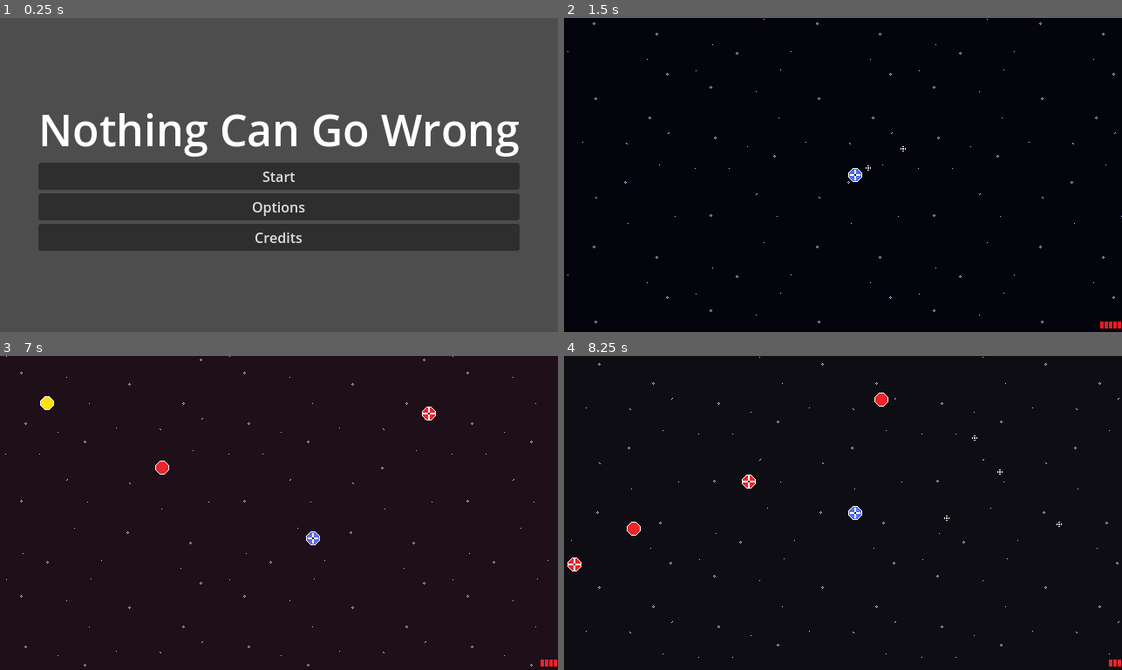
Above: before the commit, frames 1-4 (two rows, left to right).
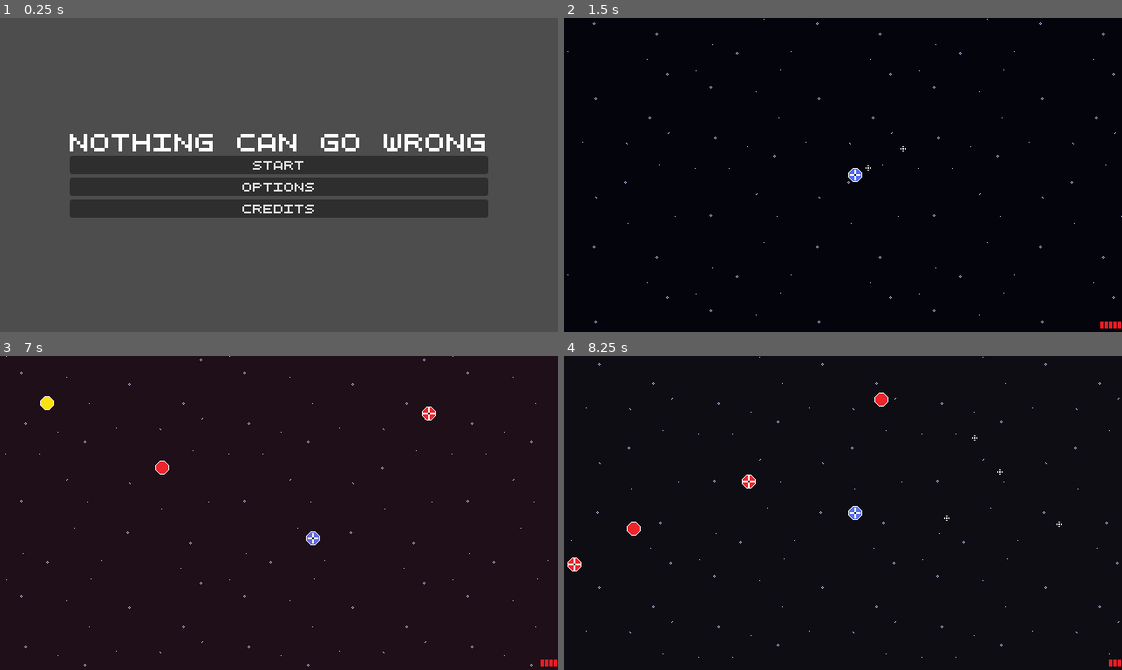
Above: after the commit, the same moments.

Repository: WinterAtne/Game-Jam
Game: Godot game, scene res://scenes/main.tscn
The game is run twice, just before and just after one commit, with the same random seed, the same clock (stepped at 60 frames per second) and the same inputs.
Inputs (mouse positions are in pixels of both pictures, inside the frame that each line leads up to):
- Up to frame 1 (0.25 s): no input
- Up to frame 2 (1.5 s): click "Start" at 0.5 s; tap Enter at 1.25 s; move the mouse to (965, 159) at 1.27 s; press the mouse at (965, 159) at 1.28 s; hold D (right) from 1.28 s (still down)
- Up to frame 3 (7 s): move the mouse to (167, 528) at 2.02 s; release D (right) at 2.03 s; release the mouse at (167, 528) at 2.03 s; hold Down (down) 2.03-2.78 s; click (167, 528) at 2.1 s; move the mouse to (334, 443) at 2.77 s; press the mouse at (334, 443) at 2.78 s; hold D (right) 2.78-3.53 s; move the mouse to (251, 575) at 3.52 s; release the mouse at (251, 575) at 3.53 s; hold W (up) 3.53-4.28 s; click (251, 575) at 3.6 s; move the mouse to (446, 560) at 4.27 s; press the mouse at (446, 560) at 4.28 s; hold A (left) 4.28-5.78 s; move the mouse to (111, 465) at 5.02 s; release the mouse at (111, 465) at 5.03 s; click (111, 465) at 5.1 s; move the mouse to (306, 513) at 5.77 s; press the mouse at (306, 513) at 5.78 s; hold Down (down) 5.78-6.53 s; move the mouse to (195, 434) at 6.52 s; release the mouse at (195, 434) at 6.53 s; hold D (right) from 6.53 s (still down); click (195, 434) at 6.6 s
- Up to frame 4 (8.25 s): move the mouse to (965, 497) at 7.27 s; release D (right) at 7.28 s; press the mouse at (965, 497) at 7.28 s; hold W (up) 7.28-8.03 s; move the mouse to (731, 528) at 8.02 s; release the mouse at (731, 528) at 8.03 s; hold D (right) from 8.03 s (still down); click (731, 528) at 8.1 s

The runs differ from the first frame. In frame 1, 19% of the frame differs, in the area x 6-94%, y 30-75%; in frame 2, nothing differs; in frame 3, less than 0.1%; in frame 4, less than 0.1%.

Commit message:
Modified them, also fixed sound bug

Diff:
--- /dev/null
+++ b/asssets/default_theme.tres
@@ -0,0 +1,4 @@
+[gd_resource type="Theme" format=3 uid="uid://bymg2py888r0w"]
+
+[resource]
+default_font_size = 10
--- a/autoloads/audio_manager.gd
+++ b/autoloads/audio_manager.gd
@@ -32,5 +32,9 @@
 func end_sound(stream : AudioStreamPlayer) -> void:
 	stream.stream = null
 
+func end_all_sound() -> void:
+	for s in audio_streams:
+		s.stream = null
+
 func _on_baseline_finished() -> void:
 	%Baseline.play()
--- a/project.godot
+++ b/project.godot
@@ -24,6 +24,14 @@
 window/size/viewport_width=640
 window/size/viewport_height=360
 window/stretch/mode="viewport"
+
+[gui]
+
+theme/custom="res://asssets/default_theme.tres"
+theme/custom_font="res://asssets/quinquefive/QuinqueFive.ttf"
+theme/default_font_antialiasing=0
+theme/default_font_hinting=0
+theme/lcd_subpixel_layout=0
 
 [input]
 
--- a/scenes/player.gd
+++ b/scenes/player.gd
@@ -76,6 +76,7 @@
 
 func _on_damageable_died() -> void:
 	died.emit()
+	AudioManager.end_all_sound()
 
 func _on_damageable_took_damage(attacker: Damager, new_health: int, direction: Vector2) -> void:
 	knockback = attacker.knockback * -direction
--- a/scenes/ui/death_screen.tscn
+++ b/scenes/ui/death_screen.tscn
@@ -14,6 +14,7 @@
 
 [node name="SplashText" type="Label" parent="CenterContainer/VBoxContainer"]
 layout_mode = 2
+theme_override_font_sizes/font_size = 15
 text = "you died"
 horizontal_alignment = 1
 uppercase = true
--- a/scenes/ui/main_menu.tscn
+++ b/scenes/ui/main_menu.tscn
@@ -14,7 +14,7 @@
 
 [node name="Title" type="Label" parent="CenterContainer/VBoxContainer"]
 layout_mode = 2
-theme_override_font_sizes/font_size = 50
+theme_override_font_sizes/font_size = 20
 text = "Nothing Can Go Wrong"
 
 [node name="Start" type="Button" parent="CenterContainer/VBoxContainer"]
--- a/scenes/ui/player_status.tscn
+++ b/scenes/ui/player_status.tscn
@@ -4,6 +4,7 @@
 [ext_resource type="Texture2D" uid="uid://d3sf6rdoqrw1b" path="res://asssets/tmp_health_bar.png" id="1_jutso"]
 
 [node name="PlayerStatus" type="CanvasLayer"]
+layer = 20
 script = ExtResource("1_0dgi4")
 
 [node name="VBoxContainer" type="VBoxContainer" parent="."]
Not shown, added: asssets/quinquefive/License.txt
Binary file added: asssets/quinquefive/QuinqueFive.otf
Not shown, added: asssets/quinquefive/QuinqueFive.otf.import
Binary file added: asssets/quinquefive/QuinqueFive.ttf
Not shown, added: asssets/quinquefive/QuinqueFive.ttf.import
Binary file added: asssets/quinquefive/QuinqueFive.woff
Not shown, added: asssets/quinquefive/QuinqueFive.woff.import
Binary file added: asssets/quinquefive/QuinqueFive.woff2
Not shown, added: asssets/quinquefive/QuinqueFive.woff2.import
Not shown, added: asssets/GGBotNet.URL
Not shown, added: asssets/GGBotNet.url
